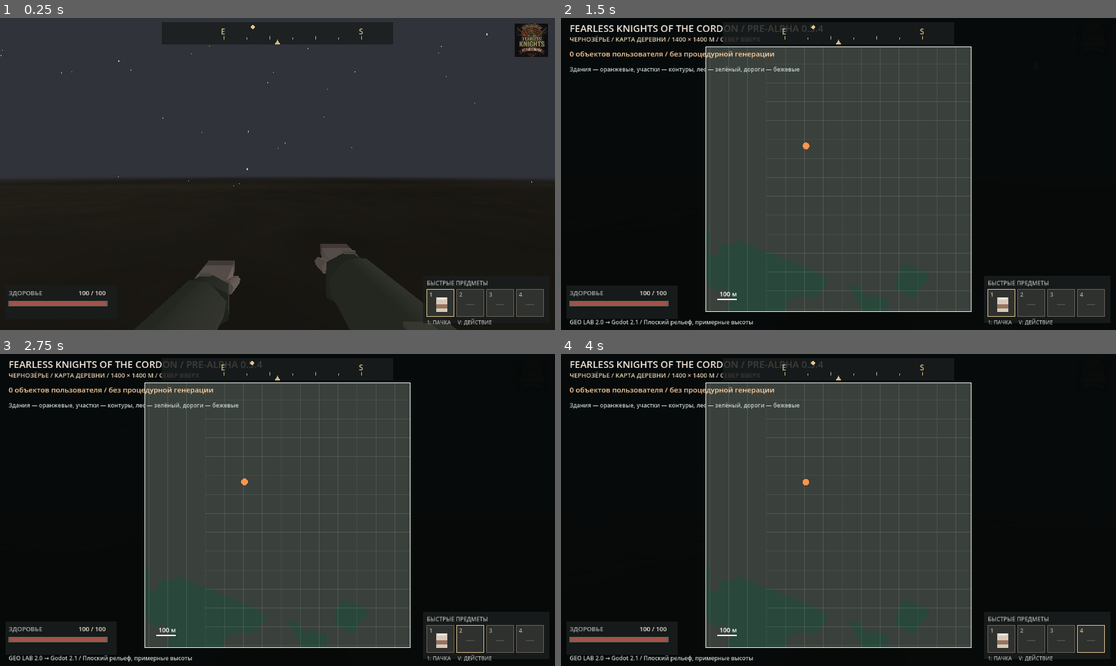
Above: before the commit, frames 1-4 (two rows, left to right).
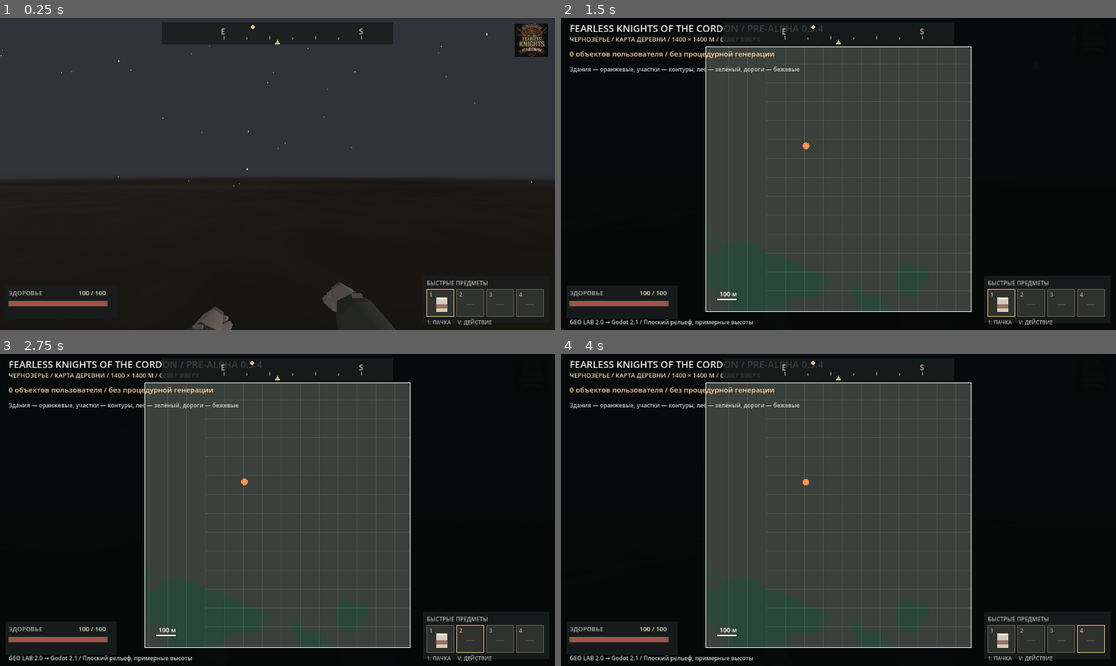
Above: after the commit, the same moments.

Repository: blacklambcult/chernozerye
Game: Godot game, scene res://main.tscn
The game is run twice, just before and just after one commit, with the same random seed, the same clock (stepped at 60 frames per second) and the same inputs.
Inputs (mouse positions are in pixels of both pictures, inside the frame that each line leads up to):
- Up to frame 1 (0.25 s): no input
- Up to frame 2 (1.5 s): tap Enter at 0.5 s; move the mouse to (960, 158) at 0.52 s; hold D 0.53-1.28 s; tap M at 0.6 s; click (960, 158) at 0.67 s; tap Space at 0.77, 1.25 s; move the mouse to (727, 189) at 1.27 s; hold S from 1.28 s (still down); tap 1 at 1.35 s; click (727, 189) at 1.42 s
- Up to frame 3 (2.75 s): tap Space at 1.52 s; tap Enter at 2 s; move the mouse to (333, 441) at 2.02 s; release S at 2.03 s; hold D from 2.03 s (still down); tap 2 at 2.1 s; click (333, 441) at 2.17 s
- Up to frame 4 (4 s): tap Space at 2.75, 3.02, 3.77 s; move the mouse to (810, 572) at 2.77 s; release D at 2.78 s; hold W 2.78-3.53 s; tap 3 at 2.85 s; click (810, 572) at 2.92 s; tap Enter at 3.5 s; move the mouse to (1005, 556) at 3.52 s; hold A from 3.53 s (still down); tap 4 at 3.6 s; click (1005, 556) at 3.67 s

The runs differ from the first frame. In frame 1, 2.2% of the frame differs, in the area x 31-83%, y 72-100%; in frame 2, less than 0.1%; in frame 3, less than 0.1%; in frame 4, less than 0.1%.

Commit message:
fix(0.5.9): relax first-person hands and prevent coat overlap on lookdown

Diff:
--- a/godot/fps_viewmodel.gd
+++ b/godot/fps_viewmodel.gd
@@ -9,7 +9,12 @@
 const THREAD := Color("#8b8170")
 const SKIN := Color("#988579")
 const SKIN_SHADOW := Color("#76665e")
-const HANDOFF_PITCH := -1.04
+# Look-down hands must leave the screen BEFORE the jacket fills it.
+# The full-body arms take over at -1.04. The short gap between them is
+# intentional: in an unarmed relaxed stance hands hang below the view.
+const LOWER_START := 0.42
+const LOWER_END := 0.76
+const HIDE_PITCH := -0.85
 
 var right_arm: Node3D
 var left_arm: Node3D
@@ -70,39 +75,49 @@
     var root := Node3D.new()
     root.name = label
     add_child(root)
-    # All points are camera-local. Back ends of the sleeves are intentionally
-    # clipped below the frame, like a classic 2000s horror-FPS viewmodel.
-    # Left hand sits lower, right hand slightly closer and more dominant.
-    var lift := 0.035 if side > 0.0 else -0.040
-    var shoulder := Vector3(side * 0.43, -0.72 + lift, -0.12)
-    var elbow := Vector3(side * 0.335, -0.48 + lift, -0.47)
-    var wrist := Vector3(side * 0.245, -0.39 + lift, -0.70)
+    # Relaxed unarmed stance. Sleeves originate below/behind the near plane
+    # and follow a bent elbow towards the lower corners, not straight ahead
+    # as if the player were permanently aiming invisible pistols.
+    var lift := 0.030 if side > 0.0 else -0.080
+    var shoulder := Vector3(side * 0.470, -0.820 + lift, -0.120)
+    var elbow := Vector3(side * 0.365, -0.640 + lift, -0.425)
+    var wrist := Vector3(side * 0.280, -0.535 + lift, -0.720)
+    # Unequal radial widths create a tailored, angular canvas coat sleeve.
     _limb(root, "UpperCoatSleeve", shoulder, elbow,
-        0.126, 0.113, COAT)
+        0.105, 0.093, COAT)
     _limb(root, "ForearmSleeve", elbow, wrist,
-        0.116, 0.087, COAT_SHADOW)
-    _limb(root, "WristCuff", wrist + Vector3(0, -0.005, 0.038),
-        wrist + Vector3(0, 0.003, -0.018),
-        0.097, 0.085, CUFF)
-    # Separate palm / thumb / knuckles, not an anonymous single box.
-    var palm := wrist + Vector3(0.0, 0.011, -0.079)
-    _block(root, "Palm", Vector3(0.120, 0.067, 0.144), palm, SKIN)
-    _block(root, "Knuckles", Vector3(0.115, 0.045, 0.055),
-        palm + Vector3(0, 0.014, -0.087), SKIN_SHADOW)
-    _limb(root, "Thumb", palm + Vector3(-side * 0.059, -0.005, 0.027),
-        palm + Vector3(-side * 0.079, -0.011, -0.044),
-        0.026, 0.018, SKIN)
+        0.097, 0.074, COAT_SHADOW)
+    _limb(root, "WristCuff",
+        wrist + Vector3(0.0, -0.005, 0.042),
+        wrist + Vector3(0.0, 0.003, -0.028),
+        0.081, 0.072, CUFF)
+
+    # Palm is a narrow tapered silhouette. Individual fingers angle downward
+    # instead of forming the hard rectangular fist seen in 0.5.8.
+    var palm_start := wrist + Vector3(0.0, 0.006, -0.015)
+    var palm_end := wrist + Vector3(-side * 0.004, -0.014, -0.145)
+    _limb(root, "Palm", palm_start, palm_end,
+        0.057, 0.049, SKIN)
+    _limb(root, "Knuckles",
+        palm_end + Vector3(0.0, 0.005, 0.018),
+        palm_end + Vector3(0.0, -0.005, -0.032),
+        0.050, 0.043, SKIN_SHADOW)
+    _limb(root, "Thumb",
+        wrist + Vector3(-side * 0.052, -0.004, -0.064),
+        wrist + Vector3(-side * 0.073, -0.032, -0.148),
+        0.024, 0.017, SKIN)
     for finger in range(4):
-        var finger_x := (float(finger) - 1.5) * 0.029
-        var knuckle := palm + Vector3(finger_x, 0.0, -0.085)
+        var finger_x := (float(finger) - 1.5) * 0.026
+        var knuckle := palm_end + Vector3(finger_x, -0.006, -0.025)
+        var finger_length := 0.055 if finger == 0 or finger == 3 else 0.069
         _limb(root, "Finger%d" % finger, knuckle,
-            knuckle + Vector3(0, -0.006, -0.052),
-            0.014, 0.012, SKIN)
-    # High-contrast patch and two low-resolution stitched cuff markers.
-    _block(root, "CoatPatch", Vector3(0.064, 0.011, 0.080),
-        elbow + Vector3(0, 0.082, 0.020), COAT)
-    _block(root, "CuffStitch", Vector3(0.040, 0.008, 0.013),
-        wrist + Vector3(0, 0.087, 0.007), THREAD)
+            knuckle + Vector3(0.0, -0.038, -finger_length),
+            0.014, 0.010, SKIN)
+    # Restrained low-poly coat detailing, readable in the night palette.
+    _block(root, "CoatPatch", Vector3(0.048, 0.012, 0.072),
+        elbow + Vector3(0.0, 0.075, 0.015), COAT)
+    _block(root, "CuffStitch", Vector3(0.035, 0.009, 0.012),
+        wrist + Vector3(0, 0.075, 0.005), THREAD)
     return root
 
 
@@ -115,7 +130,7 @@
     player = eye.get_parent() as CharacterBody3D
     left_arm = _build_arm(-1.0, "LeftArm")
     right_arm = _build_arm(1.0, "RightArm")
-    print("FPS_VIEWMODEL_READY: camera_local=true arms=2 unarmed=true lowpoly=true body_handoff=true")
+    print("FPS_VIEWMODEL_READY: camera_local=true arms=2 unarmed=true lowpoly=true body_handoff=true relaxed_pose=true early_lowering=true")
 
 
 func push_look_motion(relative_pixels: Vector2) -> void:
@@ -136,7 +151,7 @@
     # The cinematic has its own hands during short gestures; avoid overlap.
     # The long ambient phase (5) leaves the regular idle arms visible.
     is_gesture_hidden = phase in [1, 2, 3, 4, 6, 7]
-    is_downlook_hidden = eye.rotation.x <= HANDOFF_PITCH
+    is_downlook_hidden = eye.rotation.x <= HIDE_PITCH
     visible = not is_gesture_hidden and not is_downlook_hidden
 
     var grounded := player.is_on_floor()
@@ -162,7 +177,10 @@
         -step * 0.011 * stride_weight,
         step * 0.012 * stride_weight,
         -0.010 * cos(stride_phase) * stride_weight)
-    # Move the hands down before switching to the world-space down-look arms.
-    var lower := smoothstep(-0.72, -1.04, eye.rotation.x)
-    right_arm.position.y -= 0.16 * lower
-    left_arm.position.y -= 0.16 * lower
+    # On modest downward pitch the torso enters the frame. Lower both hands
+    # OUT of frame early; do not leave detached fists on top of the jacket.
+    var lower := smoothstep(LOWER_START, LOWER_END, -eye.rotation.x)
+    right_arm.position.y -= 0.66 * lower
+    left_arm.position.y -= 0.66 * lower
+    right_arm.position.z += 0.10 * lower
+    left_arm.position.z += 0.10 * lower
--- a/godot/pause_overlay.gd
+++ b/godot/pause_overlay.gd
@@ -68,7 +68,7 @@
     items.add_theme_constant_override("separation", 12)
     margin.add_child(items)
     items.add_child(_make_label("ЧЕРНОЗЁРЬЕ", 27, INK))
-    items.add_child(_make_label("FEARLESS KNIGHTS OF THE CORDON / PRE-ALPHA 0.5.8", 11, MUTED))
+    items.add_child(_make_label("FEARLESS KNIGHTS OF THE CORDON / PRE-ALPHA 0.5.9", 11, MUTED))
     items.add_child(_make_label("ПАУЗА", 18, ACCENT))
 
     var resume := Button.new()
--- a/godot/viewmodel_regression.gd
+++ b/godot/viewmodel_regression.gd
@@ -56,6 +56,24 @@
     if rig.position.length() <= 0.002:
         _fail("mouse look motion did not reach viewmodel sway")
         return
+    # The handoff must begin well before the coat takes up the center
+    # of the screen. Check at an intermediate downward pitch as well as
+    # the maximum camera angle.
+    eye.rotation.x = -0.70
+    rig.call("_process",0.016)
+    body.call("_process",0.016)
+    if not rig.visible:
+        _fail("relaxed hands disappear abruptly at moderate downward pitch")
+        return
+    if right.position.y > -0.38 or left.position.y > -0.38:
+        _fail("hands still sit on top of the jacket during downward view")
+        return
+    eye.rotation.x = -0.90
+    rig.call("_process",0.016)
+    body.call("_process",0.016)
+    if rig.visible:
+        _fail("viewmodel hands remain over jacket at downward pitch")
+        return
     eye.rotation.x = -1.45
     rig.call("_process",0.016)
     body.call("_process",0.016)
@@ -79,5 +97,5 @@
     if not rig.visible:
         _fail("viewmodel does not recover in ambient phase")
         return
-    print("VIEWMODEL_REGRESSION_OK: hands=2 coat_sleeves=true lowpoly=true camera_space=true downlook_handoff=true cinematic_safe=true mouse_sway=true")
+    print("VIEWMODEL_REGRESSION_OK: hands=2 coat_sleeves=true lowpoly=true camera_space=true downlook_handoff=true cinematic_safe=true mouse_sway=true early_lowering=true")
     quit(0)
--- a/godot/world.gd
+++ b/godot/world.gd
@@ -5,11 +5,11 @@
 const MAP_FILE := "res://world_data.json"
 const MANUAL_FILE := "res://manual_layout.json"
 const GAME_TITLE := "Fearless Knights of the Cordon"
-const GAME_STAGE := "Pre-Alpha 0.5.8"
+const GAME_STAGE := "Pre-Alpha 0.5.9"
 const MANUAL_CAMERA_NEAR := 0.16
 const MANUAL_CAMERA_FAR := 250.0
 const SEASON := "NOVEMBER"
-const GAME_HUD_TITLE := "FEARLESS KNIGHTS OF THE CORDON / PRE-ALPHA 0.5.8 · ЧЕРНОЗЁРЬЕ · 314 ОБЪЕКТОВ"
+const GAME_HUD_TITLE := "FEARLESS KNIGHTS OF THE CORDON / PRE-ALPHA 0.5.9 · ЧЕРНОЗЁРЬЕ · 314 ОБЪЕКТОВ"
 var manual_mode := false
 var manual_button: Button
 var _status_label: Label
